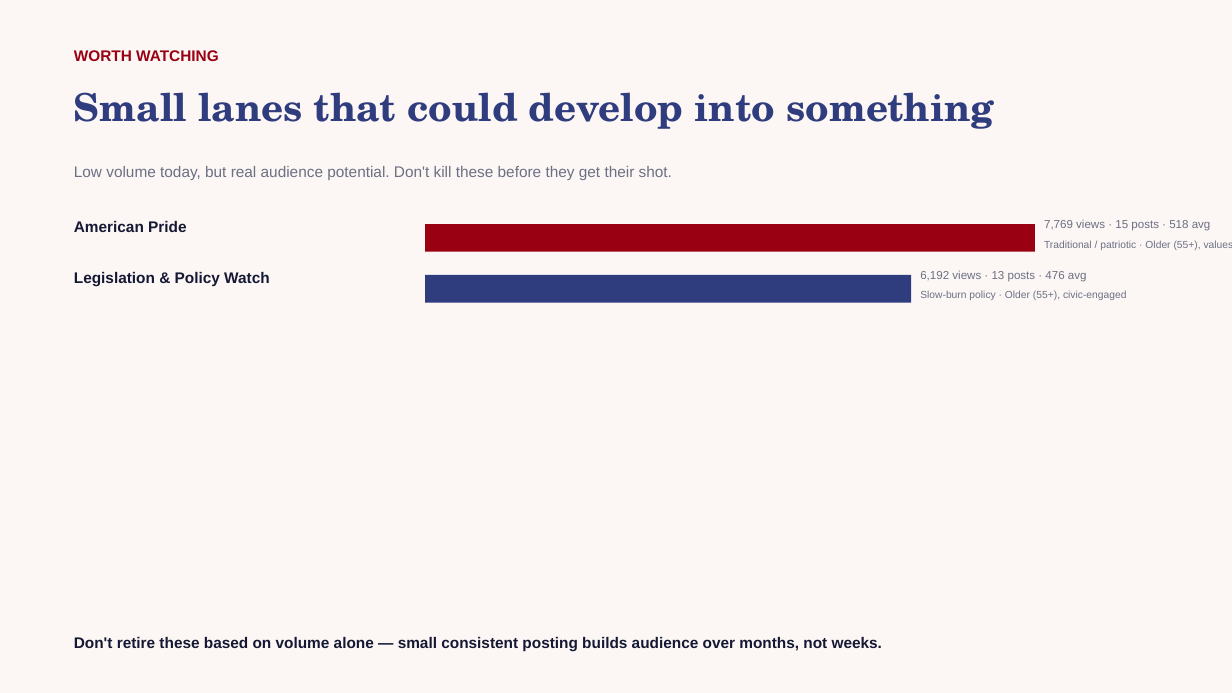
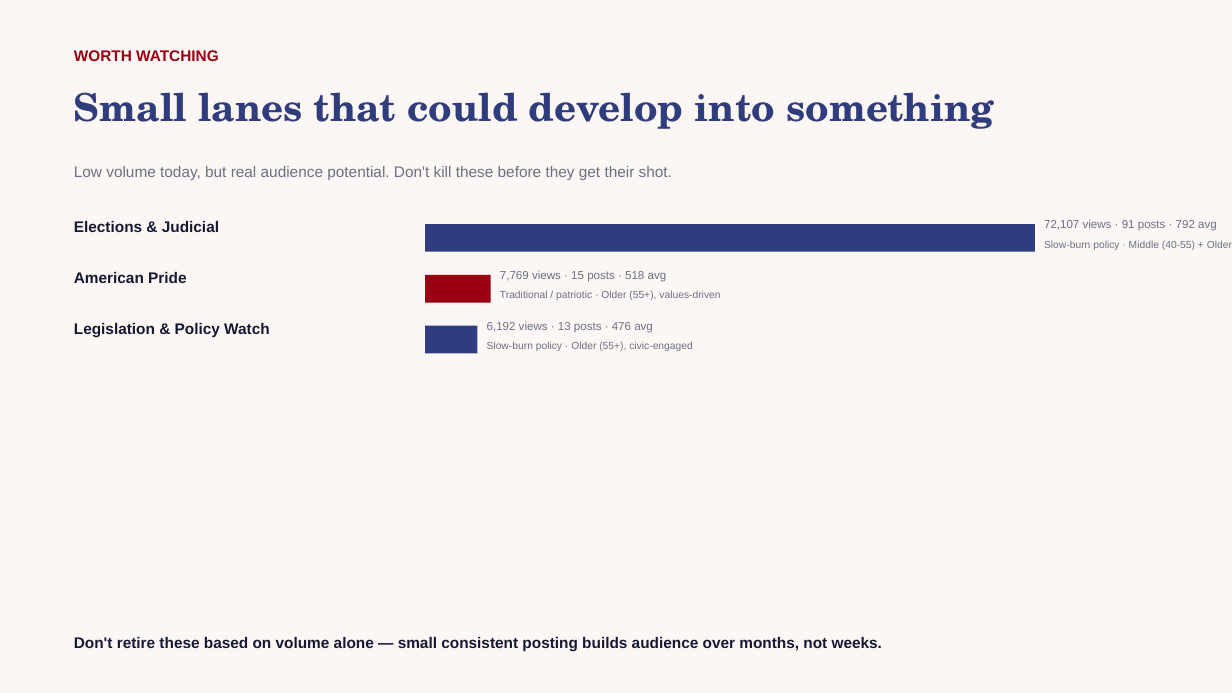
Before and after one commit to zvmmer/talking-downey-kpis, a slide deck: slide 14 of SPONSOR_CONTENT_REPORT.pptx (slide 15 before the commit). Drawn at 1232x693 pixels with LibreOffice and Linux fonts; fonts in the diff are those of the drawing. Boxes give left, top, right and bottom in pixels: in the first picture for what was removed or moved away, otherwise in the second. Text is boxed around its words. In the diff, an @@ line names an element or a change of style, - is before the commit and + after.

```diff
--- a/SPONSOR_CONTENT_REPORT.pptx
+++ b/SPONSOR_CONTENT_REPORT.pptx
@@ text added at bbox=[74, 221, 219, 232], 12 pt, text #141833, bold @@
+Elections & Judicial
@@ rectangle at bbox=[425, 224, 1035, 251]: fill #990011 to #2F3C7E @@
@@ text at bbox=[1044, 219, 1217, 231]: text changed @@
-7,769 views · 15 posts · 518 avg
+72,107 views · 91 posts · 792 avg
@@ text "American Pride": place and size @@
-text "American Pride" at bbox=[74, 221, 186, 232]
+text "American Pride" at bbox=[74, 272, 186, 283]
@@ text at bbox=[1044, 240, 1232, 250]: text changed @@
-Traditional / patriotic · Older (55+), values-driven
+Slow-burn policy · Middle (40-55) + Older (55+) engaged voters
@@ rectangle: place and size @@
-rectangle at bbox=[425, 274, 911, 302]
+rectangle at bbox=[425, 274, 491, 302]
@@ rectangle at bbox=[425, 274, 491, 302]: fill #2F3C7E to #990011 @@
@@ text added at bbox=[500, 271, 667, 282], 9 pt, text #6B7082 @@
+7,769 views · 15 posts · 518 avg
@@ text added at bbox=[500, 291, 720, 300], 8 pt, text #6B7082 @@
+Traditional / patriotic · Older (55+), values-driven
@@ text "Legislation & Policy Watch": place and size @@
-text "Legislation & Policy Watch" at bbox=[74, 272, 270, 286]
+text "Legislation & Policy Watch" at bbox=[74, 323, 270, 337]
@@ rectangle added at bbox=[425, 325, 478, 353], fill #2F3C7E @@
@@ text "6,192 views · 13 posts ...": place and size @@
-text "6,192 views · 13 posts ..." at bbox=[920, 270, 1087, 282]
+text "6,192 views · 13 posts ..." at bbox=[487, 321, 653, 333]
@@ text "Slow-burn policy · Older (55+), ...": place and size @@
-text "Slow-burn policy · Older (55+), ..." at bbox=[920, 291, 1127, 300]
+text "Slow-burn policy · Older (55+), ..." at bbox=[487, 342, 693, 351]
```
Also in this commit, not shown: 14 other slides changed, 6 other files.
